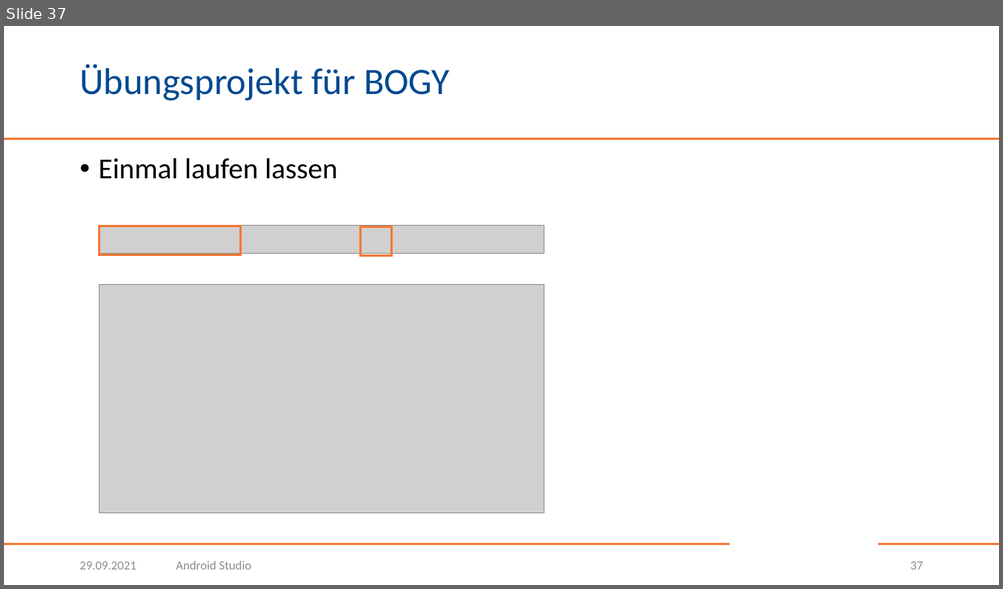
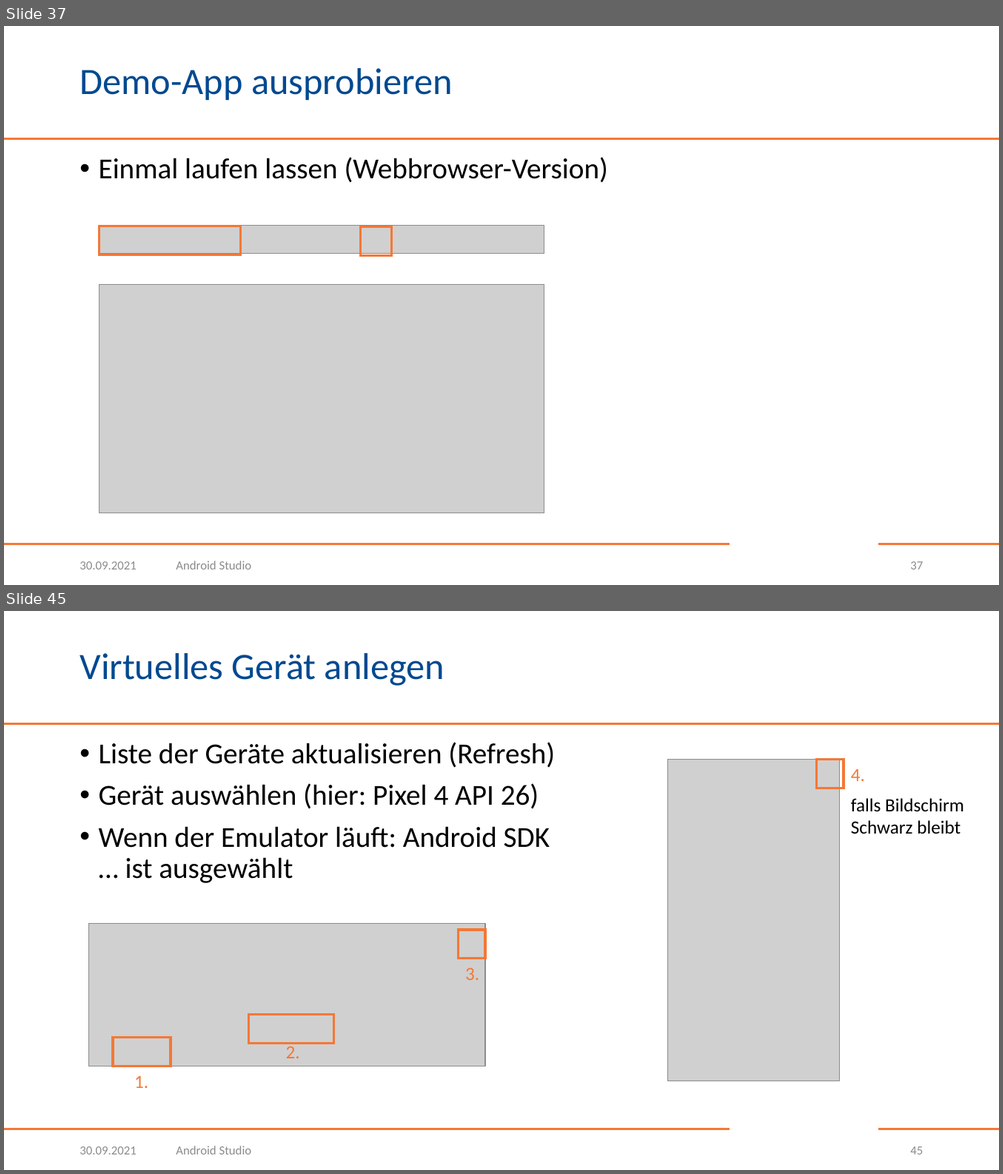
Before and after one commit to BogyMitutoyoCTL/Checklisten-App-2021, a slide deck: AndroidStudio.pptx. Shown one above the other, each under a label of ours: slide 37 before the commit, slides 37 and 45 after it; the slides between them are not shown. The pictures are 1003x589 and 1003x1174 pixels, drawn with LibreOffice and Linux fonts; fonts in the diff are those of the drawing; grey boxes stand for pictures; background and template pictures are left out. Boxes give left, top, right and bottom in pixels: in the first picture for what was removed or moved away, otherwise in the second. Text is boxed around its words. In the diff, an @@ line names an element or a change of style, - is before the commit and + after.

Commit message:
Android Studio: Ergänzung um Installation des Emulators

```diff
--- a/AndroidStudio.pptx
+++ b/AndroidStudio.pptx
@@ slide 45 added at bbox=[4, 611, 999, 1170], background #FFFFFF; not listed: 3 template elements that a slide beside it also shows @@
@@ title added at bbox=[79, 653, 444, 686], 36 pt, text #004990 @@
+Virtuelles Gerät anlegen
@@ text added at bbox=[99, 742, 555, 883], 28 pt, text #000000 @@
+• Liste der Geräte aktualisieren (Refresh)
+• Gerät auswählen (hier: Pixel 4 API 26)
+• Wenn der Emulator läuft: Android SDK … ist ausgewählt
@@ picture added at bbox=[668, 760, 839, 1082] @@
@@ rectangle added at bbox=[817, 760, 843, 788], outline #F47836 2.25 pt @@
@@ text added at bbox=[851, 769, 865, 781], 18 pt, text #F47836 @@
+4.
@@ text added at bbox=[851, 798, 964, 834], 18 pt, text #000000 @@
+falls Bildschirm
+Schwarz bleibt
@@ picture added at bbox=[88, 923, 484, 1067] @@
@@ rectangle added at bbox=[458, 931, 484, 959], outline #F47836 2.25 pt @@
@@ text added at bbox=[465, 968, 479, 980], 18 pt, text #F47836 @@
+3.
@@ rectangle added at bbox=[249, 1014, 333, 1043], outline #F47836 2.25 pt @@
@@ rectangle added at bbox=[113, 1038, 170, 1066], outline #F47836 2.25 pt @@
@@ text added at bbox=[286, 1044, 300, 1059], 18 pt, text #F47836 @@
+2.
@@ text added at bbox=[134, 1076, 148, 1088], 18 pt, text #F47836 @@
+1.
@@ text added at bbox=[79, 1147, 136, 1155], 12 pt, text #8C8C8C @@
+30.09.2021
@@ text added at bbox=[176, 1146, 252, 1155], 12 pt, text #8C8C8C @@
+Android Studio
@@ page number added at bbox=[910, 1147, 922, 1155], 12 pt, text #8C8C8C @@
+45
@@ slide 37 changed as well @@
@@ title at bbox=[79, 68, 452, 100]: text changed @@
-Übungsprojekt für BOGY
+Demo-App ausprobieren
@@ text at bbox=[99, 157, 608, 183]: text changed @@
-• Einmal laufen lassen
+• Einmal laufen lassen (Webbrowser-Version)
@@ text at bbox=[79, 562, 136, 570]: text changed @@
-29.09.2021
+30.09.2021
```
Also in this commit, not shown: 38 other slides changed, 8 other slides added, 1 slide removed.
